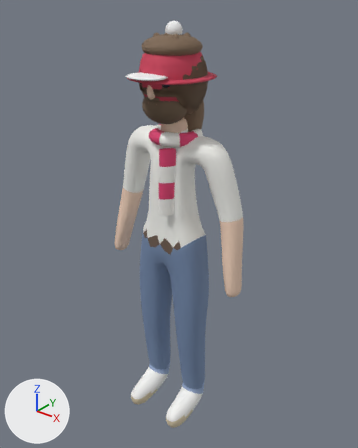
Before and after pictures for a commit that changed the glTF model assets/models/v2/m_tee.glb.
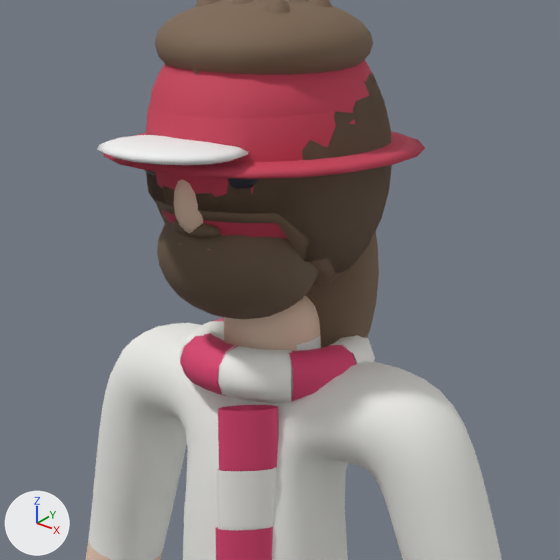
Old and new are each drawn whole from a camera (50 mm lens) standing at (1.274, -1.555, 1.976) and looking at (0.004, 0.033, 0.992) and again close up on the part from 27% to 71% of the width and 8% to 43% of the height. Lighting does not change. The marker at lower left points along +X, +Y and +Z. The older version's two pictures come first.

The first close-up shows 'beard', 'bob', 'body', 'bucket', 'bucketBrim', 'capBrim', 'flat', 'helmet', 'longBack', 'scarfTail0', 'scarfTail1', 'scarfWrap6' and 14 more.
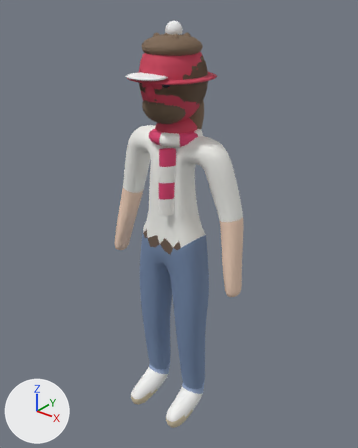
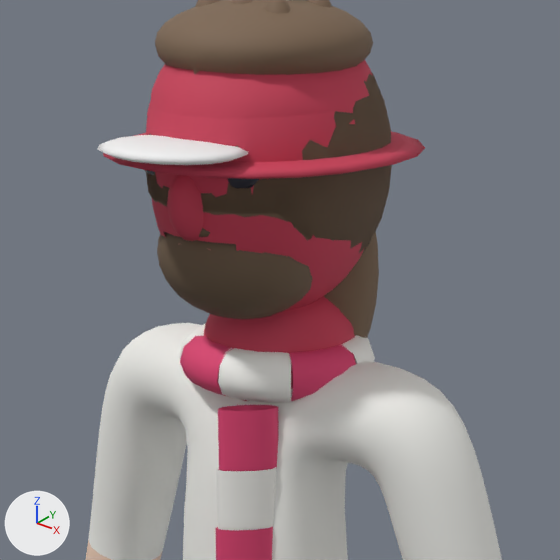
Location of each change, [x1, y1, x2, y2] in pixels of the close-ups (560 x 560 px):
```json
{"object": "balaclava", "change": "added", "after": [152, 198, 365, 311], "on screen": "red"}
{"object": "balaNeck", "change": "added", "after": [204, 296, 355, 401], "on screen": "red"}
{"object": "balaNose", "change": "added", "after": [167, 175, 204, 241], "on screen": "red"}
{"object": "mod", "change": "unchanged, covered by the edit", "before": [150, 72, 392, 268]}
```

The change, as JSON lines over the scene's bpy script:
```json
{"op": "add", "block": "me_balanose", "code": ["me_balanose = bpy.data.meshes.new('balaNose')", "me_balanose.from_pydata(...)  # a UV sphere (10 segments, 8 rings, poles along z) spanning x -0.0219..0.0219, y -0.1568..-0.097, z 1.5671..1.6453", "me_balanose.materials.append(mat_id_14)  # red #cb3f59"]}
{"op": "add", "block": "me_balaneck", "code": ["me_balaneck = bpy.data.meshes.new('balaNeck')", "me_balaneck.from_pydata(...)  # a UV sphere (16 segments, 10 rings, poles along z) spanning x -0.092..0.092, y -0.068..0.111, z 1.344..1.505", "me_balaneck.materials.append(mat_id_14)  # red #cb3f59"]}
{"op": "add", "block": "me_balaclava", "code": ["me_balaclava = bpy.data.meshes.new('balaclava')", "me_balaclava.from_pydata(...)  # 526 vertices, 1024 faces; spans x -0.125..0.125, y -0.136..0.135, z 1.466..1.765", "me_balaclava.materials.append(mat_id_14)  # red #cb3f59"]}
{"op": "add", "block": "ob_balanose", "code": ["ob_balanose = bpy.data.objects.new('balaNose', me_balanose)", "ob_balanose.location = (0.0, 0.0, 0.0)"]}
{"op": "add", "block": "ob_balaneck", "code": ["ob_balaneck = bpy.data.objects.new('balaNeck', me_balaneck)", "ob_balaneck.location = (0.0, 0.0, 0.0)"]}
{"op": "add", "block": "ob_balaclava", "code": ["ob_balaclava = bpy.data.objects.new('balaclava', me_balaclava)", "ob_balaclava.location = (0.0, 0.0, 0.0)"]}
```
